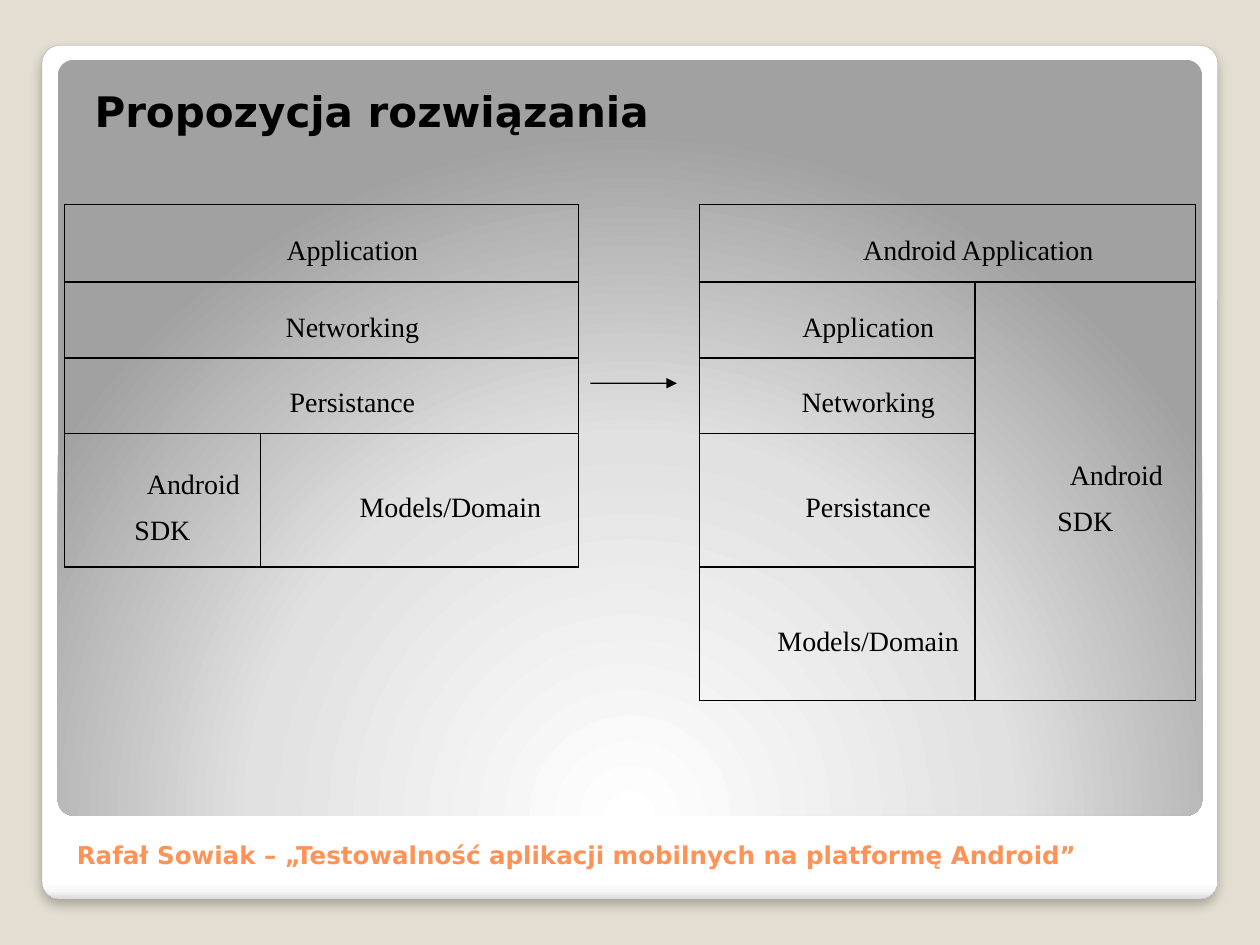
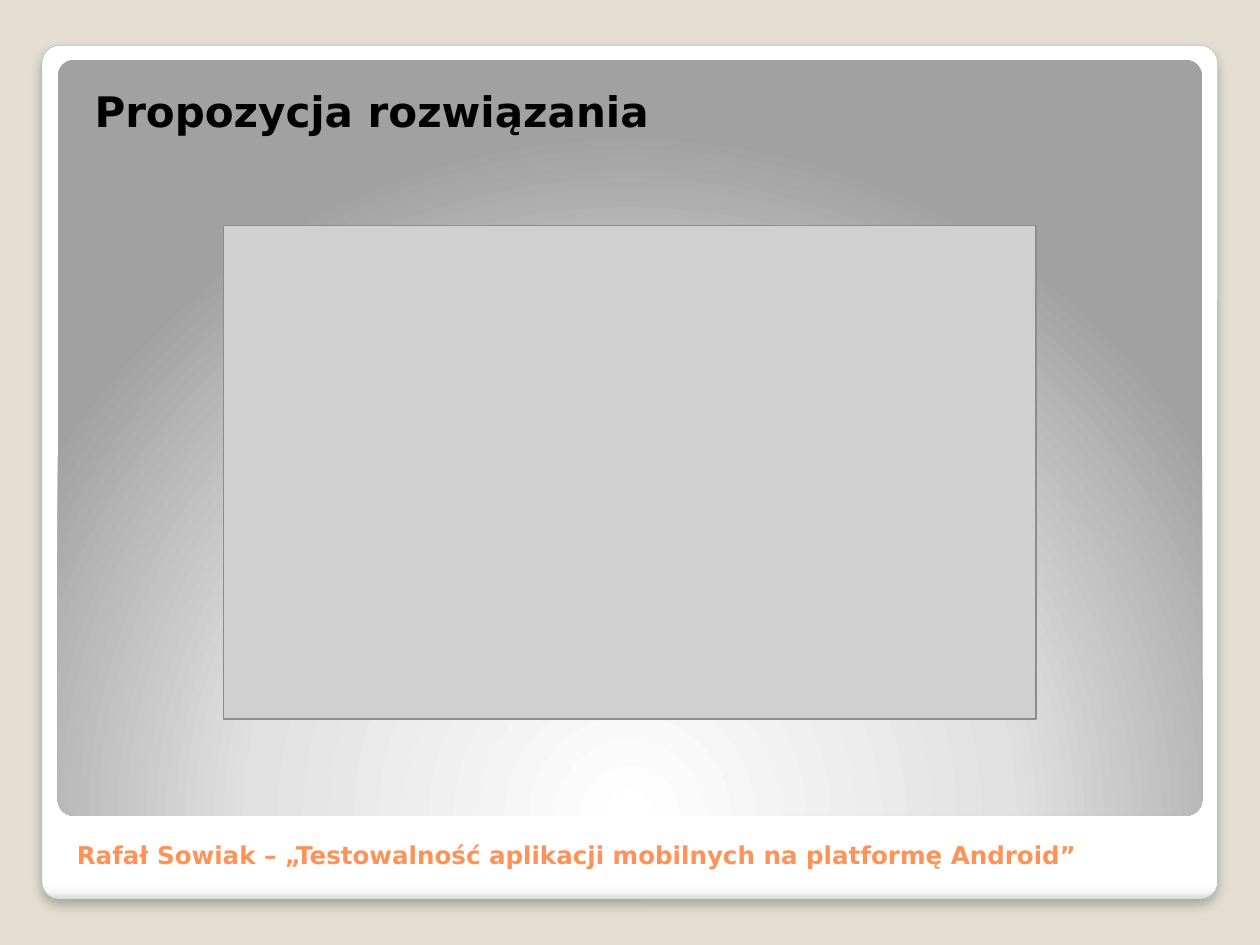
Before and after one commit to adventurewrites/mgr_info, a slide deck: slide 17 of praca_dyplomowa.pptx. Drawn at 1260x945 pixels with LibreOffice and Linux fonts; fonts in the diff are those of the drawing; grey boxes stand for pictures. Boxes give left, top, right and bottom in pixels: in the first picture for what was removed or moved away, otherwise in the second. Text is boxed around its words. In the diff, an @@ line names an element or a change of style, - is before the commit and + after.

```diff
--- a/praca_dyplomowa.pptx
+++ b/praca_dyplomowa.pptx
@@ table removed at bbox=[64, 204, 1194, 701], 5 rows, 5 columns @@
-Application |  |  | Android Application | 
-Networking |  |  | Application | Android SDK
-Persistance |  |  | Networking | 
-Android SDK | Models/Domain |  | Persistance | 
- |  |  | Models/Domain | 
@@ picture added at bbox=[224, 226, 1037, 719] @@
@@ arrow removed from (591, 383) to (677, 383) @@
```
Also in this commit, not shown: 1 other slide changed, 14 other files.
